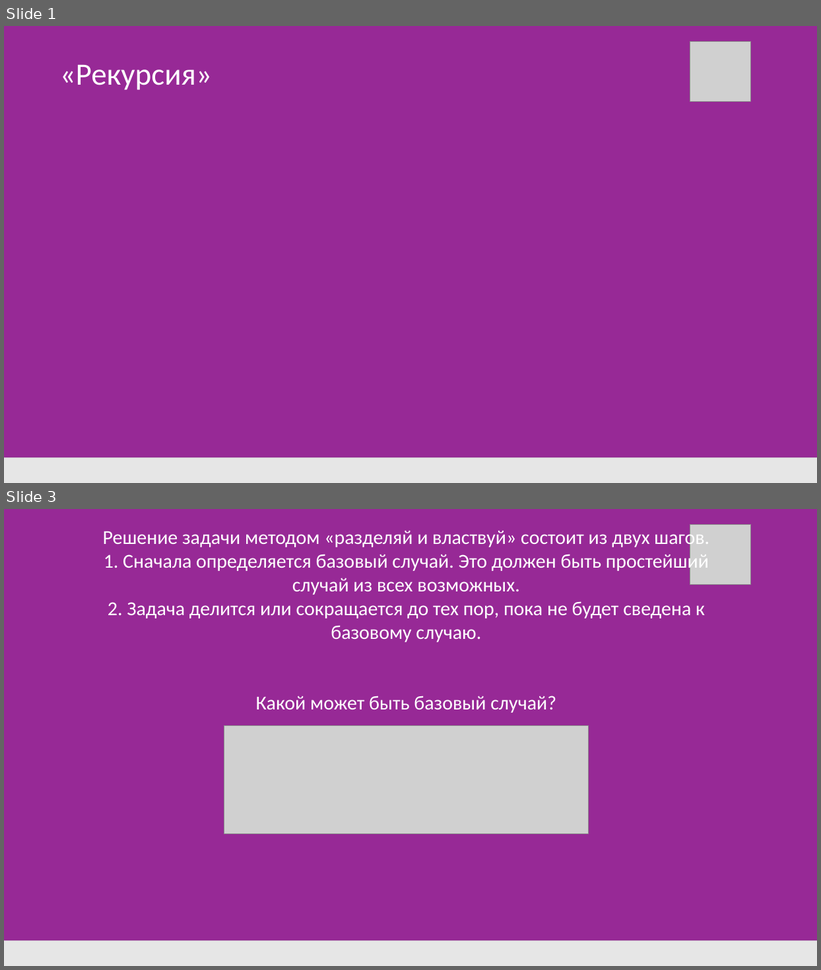
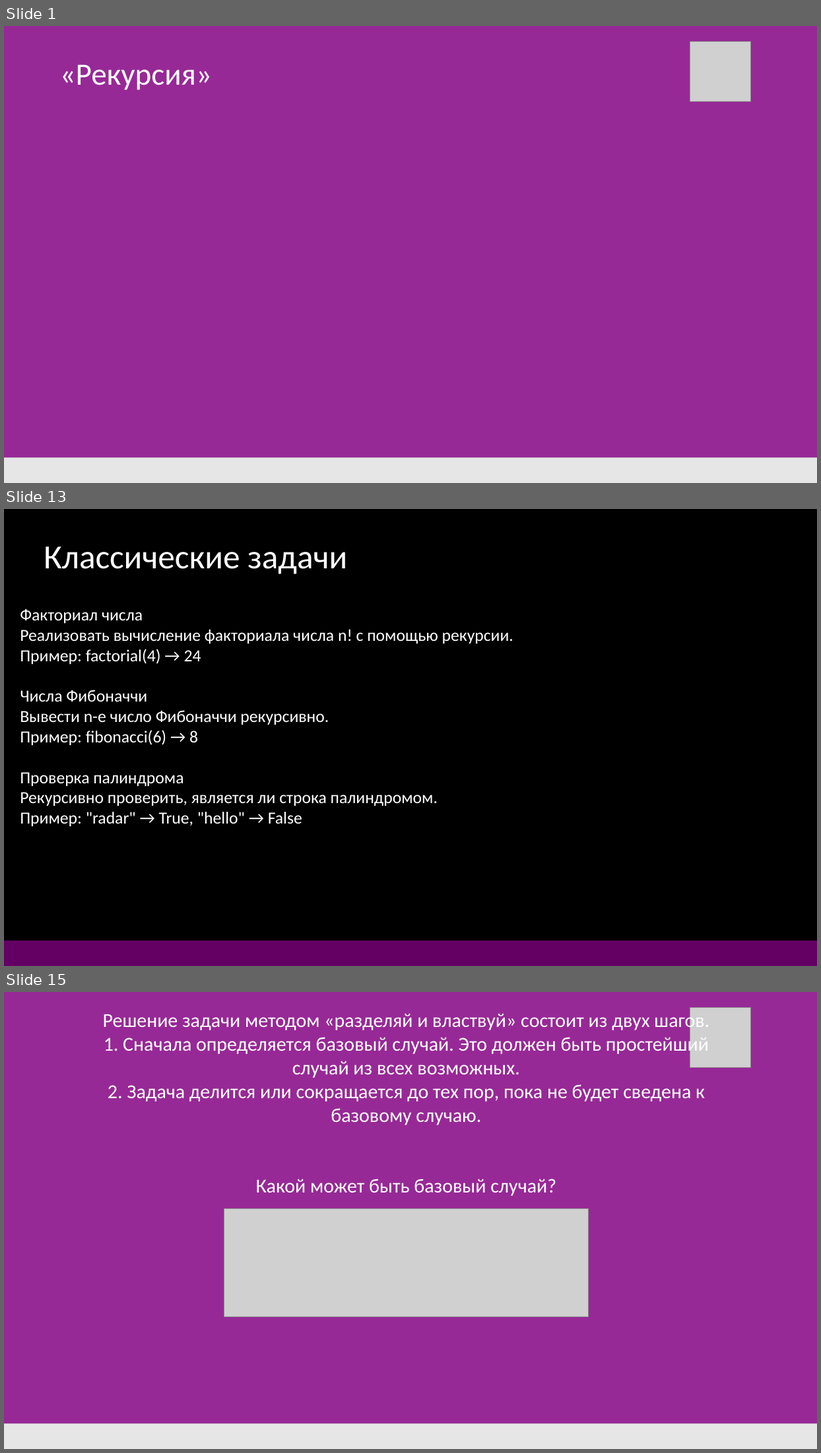
Before and after one commit to DonRobot-all/Algorithmic_training, a slide deck: 5. Рекурсия.pptx. Shown one above the other, each under a label of ours: slides 1 and 3 before the commit, slides 1, 13 and 15 after it; the slides between them are not shown. The pictures are 821x970 and 821x1453 pixels, drawn with LibreOffice and Linux fonts; fonts in the diff are those of the drawing; grey boxes stand for pictures. Boxes give left, top, right and bottom in pixels: in the first picture for what was removed or moved away, otherwise in the second. Text is boxed around its words. In the diff, an @@ line names an element or a change of style, - is before the commit and + after.

```diff
--- a/5. Рекурсия.pptx
+++ b/5. Рекурсия.pptx
@@ slide 13 added at bbox=[4, 509, 817, 966], background #000000 @@
@@ text added at bbox=[44, 547, 347, 574], 48 pt, text #FFFFFF @@
+Классические задачи
@@ text added at bbox=[20, 609, 514, 826], 24 pt, text #FFFFFF @@
+Факториал числа
+Реализовать вычисление факториала числа n! с помощью рекурсии.
+Пример: factorial(4) → 24
+Числа Фибоначчи
+Вывести n-е число Фибоначчи рекурсивно.
+Пример: fibonacci(6) → 8
+Проверка палиндрома
+Рекурсивно проверить, является ли строка палиндромом.
+Пример: "radar" → True, "hello" → False
@@ rectangle added at bbox=[4, 941, 817, 966], fill #640064 @@
@@ what was slide 3 is now slide 15 @@
```
Also in this commit, not shown: 1 slide changed, 11 other slides added, 9 other files.
